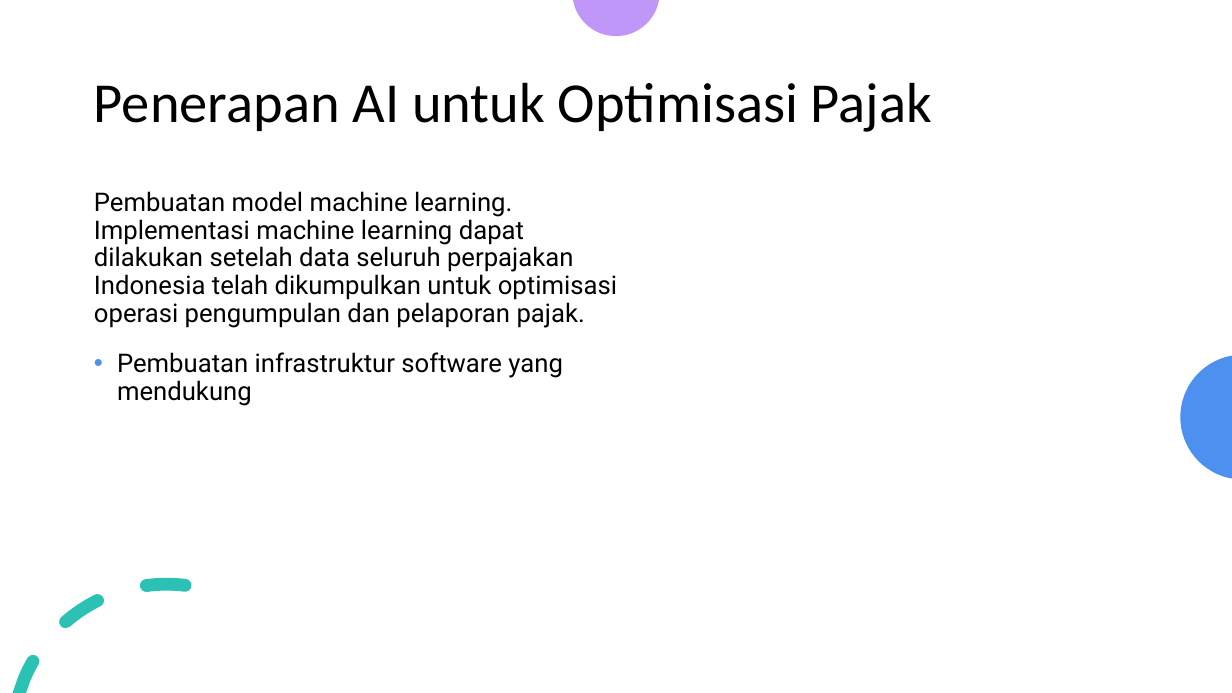
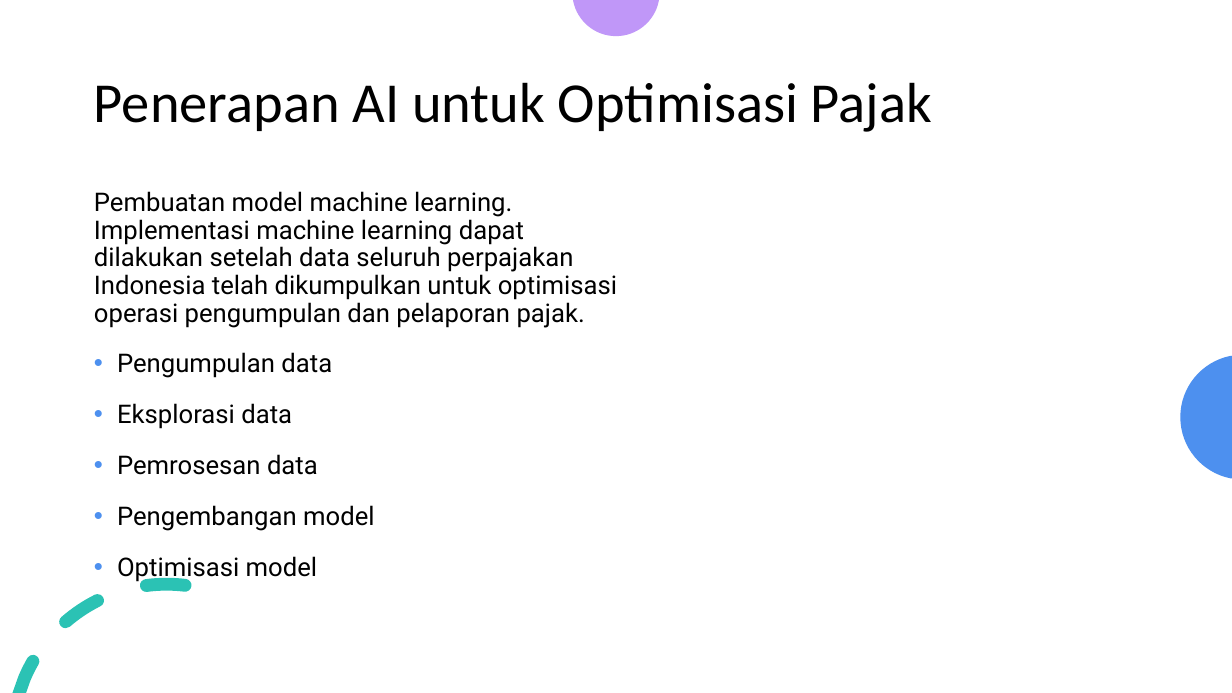
Before and after one commit to yuto-dev/dashboard-mock, a slide deck: slide 11 of docs/Sinkronisasi040824.pptx. Drawn at 1232x693 pixels with LibreOffice and Linux fonts; fonts in the diff are those of the drawing. Boxes give left, top, right and bottom in pixels: in the first picture for what was removed or moved away, otherwise in the second. Text is boxed around its words. In the diff, an @@ line names an element or a change of style, - is before the commit and + after.

```diff
--- a/docs/Sinkronisasi040824.pptx
+++ b/docs/Sinkronisasi040824.pptx
@@ text at [117,352,375,582]: text changed @@
-  • Pembuatan infrastruktur software yang mendukung
+  • Pengumpulan data
+  • Eksplorasi data
+  • Pemrosesan data
+  • Pengembangan model
+  • Optimisasi model
```
Also in this commit, not shown: 2 other slides changed.
